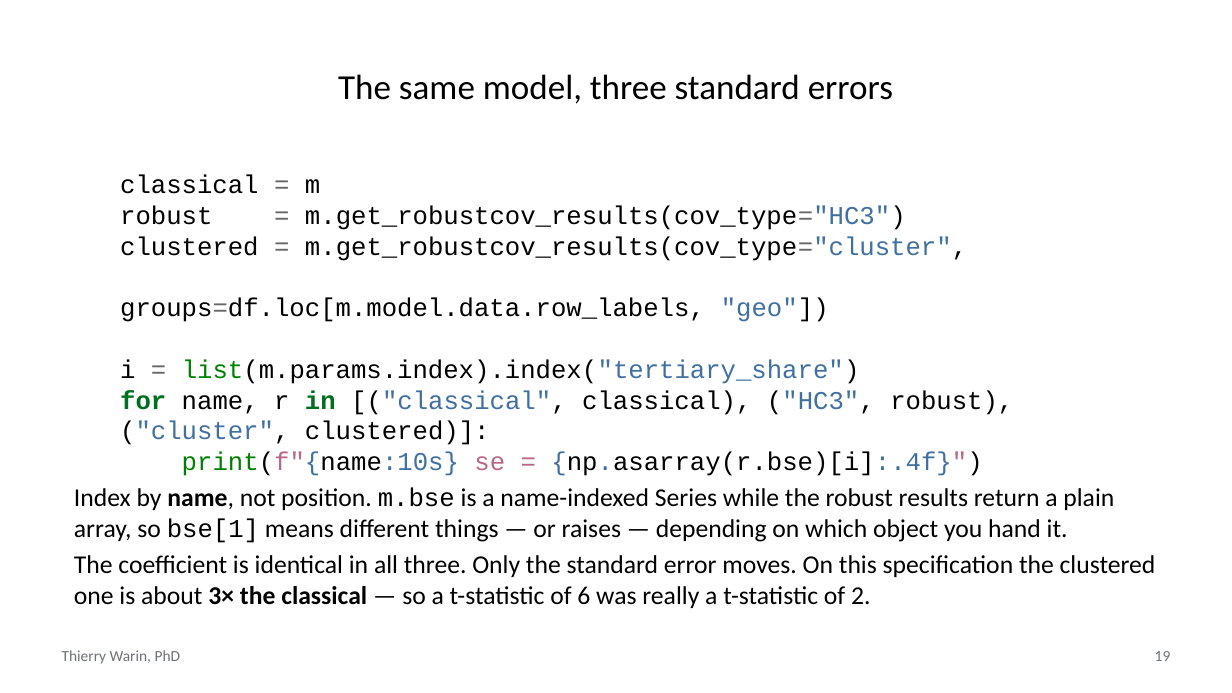
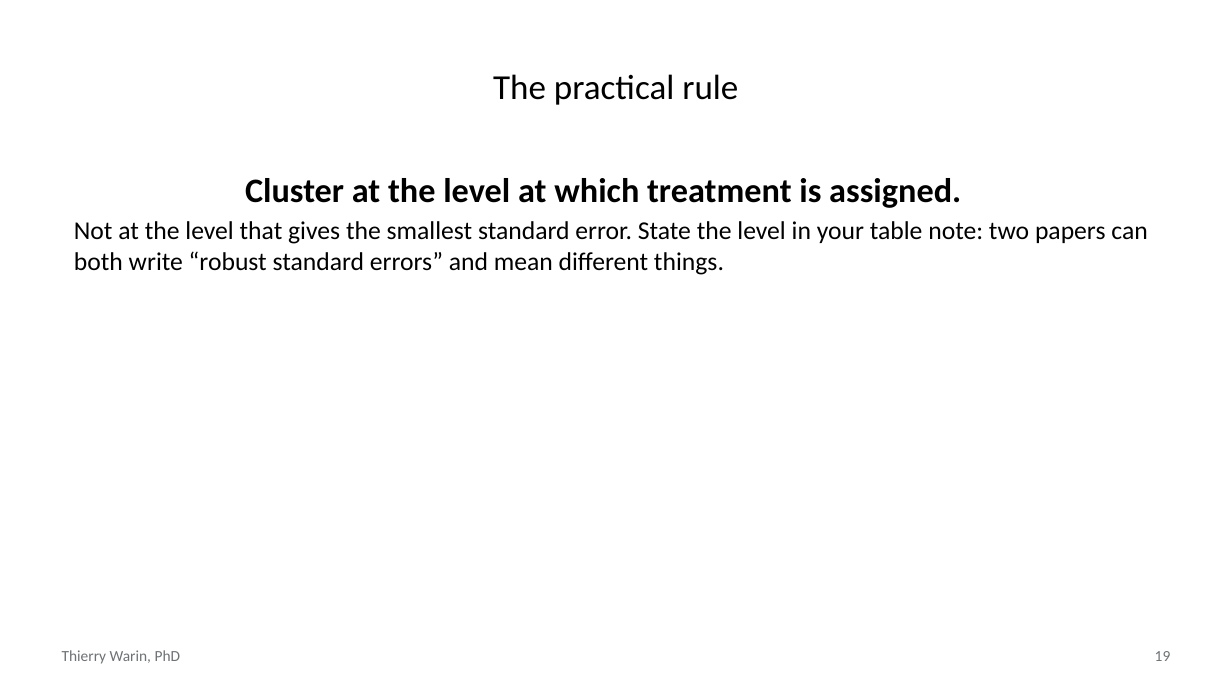
Before and after one commit to warint/quantitative-methods, a slide deck: slide 19 of 03-inference-diagnostics-interpretation/slides.pptx. Drawn at 1232x693 pixels with LibreOffice and Linux fonts; fonts in the diff are those of the drawing. Boxes give left, top, right and bottom in pixels: in the first picture for what was removed or moved away, otherwise in the second. Text is boxed around its words. In the diff, an @@ line names an element or a change of style, - is before the commit and + after.

```diff
--- a/03-inference-diagnostics-interpretation/slides.pptx
+++ b/03-inference-diagnostics-interpretation/slides.pptx
@@ title at (493,74,738,105): text changed @@
-The same model, three standard errors
+The practical rule
@@ text at (74,178,1147,275): text changed; font Courier New to Calibri @@
-classical = m
-robust = m.get_robustcov_results(cov_type="HC3")
-clustered = m.get_robustcov_results(cov_type="cluster",
-groups=df.loc[m.model.data.row_labels, "geo"])
-i = list(m.params.index).index("tertiary_share")
-for name, r in [("classical", classical), ("HC3", robust), ("cluster", clustered)]:
-print(f"{name:10s} se = {np.asarray(r.bse)[i]:.4f}")
-Index by name, not position. m.bse is a name-indexed Series while the robust results return a plain array, so bse[1] means different things — or raises — depending on which object you hand it.
-The coefficient is identical in all three. Only the standard error moves. On this specification the clustered one is about 3× the classical — so a t-statistic of 6 was really a t-statistic of 2.
+Cluster at the level at which treatment is assigned.
+Not at the level that gives the smallest standard error. State the level in your table note: two papers can both write “robust standard errors” and mean different things.
```
Also in this commit, not shown: 8 other slides changed, 19 slides added, 19 slides removed, 4 other files.
